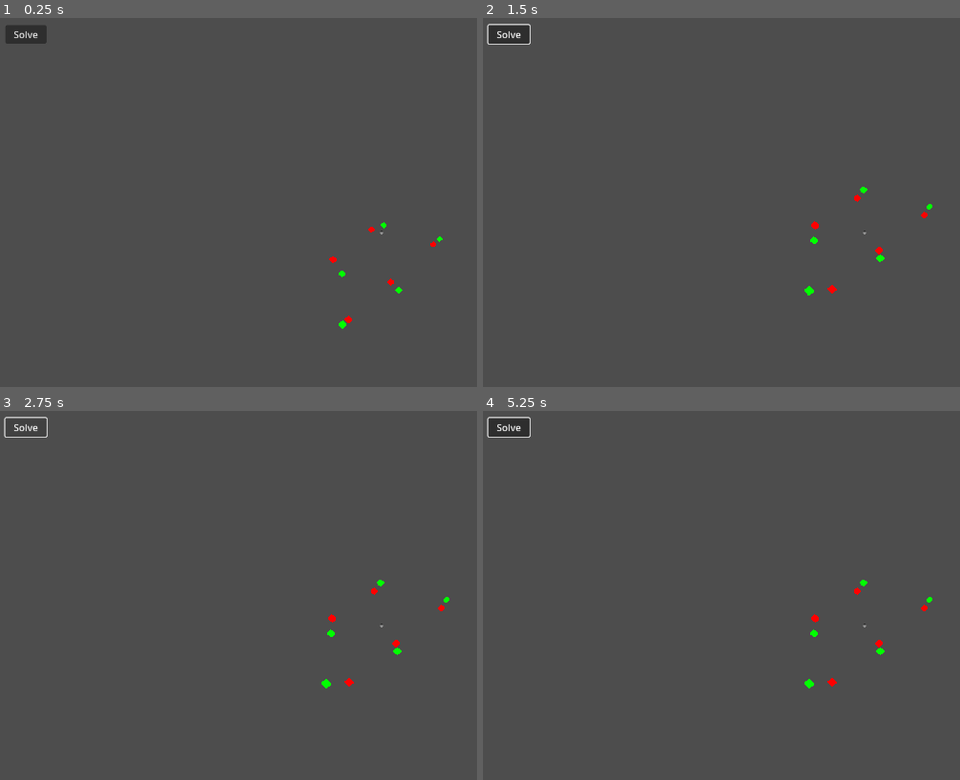
Above: before the commit, frames 1-4 (two rows, left to right).
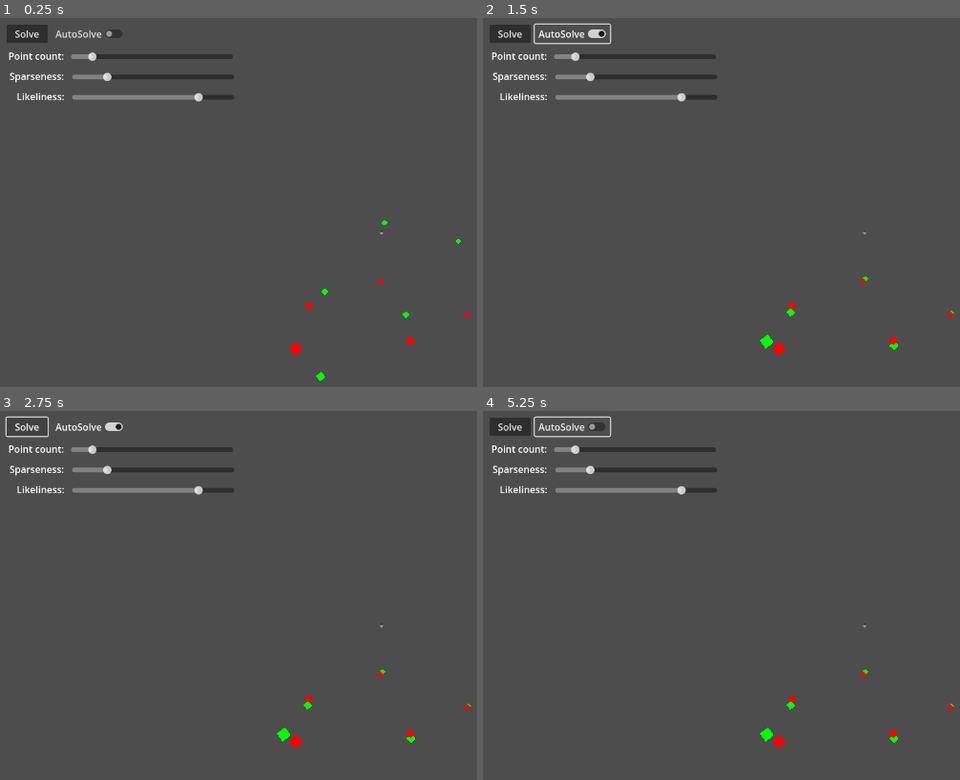
Above: after the commit, the same moments.

Repository: b6462/ComputerAnimationPlayground
Game: Godot game, scene res://Kabsch/Kabsch.tscn
The game is run twice, just before and just after one commit, with the same random seed, the same clock (stepped at 60 frames per second) and the same inputs.
Inputs (mouse positions are in pixels of both pictures, inside the frame that each line leads up to):
- Up to frame 1 (0.25 s): no input
- Up to frame 2 (1.5 s): click "Solve" at 0.5 s; click (573, 32) at 1.25 s, where only the run after the commit has a clickable "AutoSolve"
- Up to frame 3 (2.75 s): click "Solve" at 2 s
- Up to frame 4 (5.25 s): click (573, 425) at 2.75 s, where only the run after the commit has a clickable "AutoSolve"; click "Solve" at 3.5 s; click (573, 425) at 4.25 s, where only the run after the commit has a clickable "AutoSolve"; tap Enter at 5 s; move the mouse to (outside the picture) at 5.02 s; click (outside the picture) at 5.17 s

The runs differ from the first frame. In frame 1, 2.2% of the frame differs, in the area x 1-99%, y 1-99%; in frame 2, 2.6%, in the area x 0-99%, y 1-92%; in frame 3, 2.5%; in frame 4, 2.6%.

Commit message:
Update Kabsch performance
* Update UI for variation tuning
* Update Solve result logic

Diff:
--- a/Kabsch/Kabsch.tscn
+++ b/Kabsch/Kabsch.tscn
@@ -29,14 +29,73 @@
 
 [node name="CanvasLayer" type="CanvasLayer" parent="."]
 
-[node name="Button" type="Button" parent="CanvasLayer"]
-offset_left = 9.0
-offset_top = 12.0
-offset_right = 78.0
-offset_bottom = 32.0
+[node name="UI_Solve" type="Button" parent="CanvasLayer"]
+offset_left = 11.0
+offset_top = 11.0
+offset_right = 80.0
+offset_bottom = 42.0
 text = "Solve"
+
+[node name="UI_AutoSolve" type="CheckButton" parent="CanvasLayer"]
+offset_left = 87.0
+offset_top = 11.0
+offset_right = 213.0
+offset_bottom = 42.0
+text = "AutoSolve"
+
+[node name="UI_PointCount" type="HSlider" parent="CanvasLayer"]
+offset_left = 119.0
+offset_top = 57.0
+offset_right = 391.0
+offset_bottom = 73.0
+min_value = 5.0
+max_value = 50.0
+value = 10.0
+
+[node name="RichTextLabel" type="RichTextLabel" parent="CanvasLayer"]
+offset_left = 14.0
+offset_top = 52.0
+offset_right = 119.0
+offset_bottom = 79.0
+text = "Point count: "
+
+[node name="UI_Sparseness" type="HSlider" parent="CanvasLayer"]
+offset_left = 121.0
+offset_top = 91.0
+offset_right = 393.0
+offset_bottom = 107.0
+max_value = 50.0
+step = 0.1
+value = 10.0
+
+[node name="RichTextLabel2" type="RichTextLabel" parent="CanvasLayer"]
+offset_left = 16.0
+offset_top = 86.0
+offset_right = 121.0
+offset_bottom = 113.0
+text = "Sparseness: "
+
+[node name="UI_Likeliness" type="HSlider" parent="CanvasLayer"]
+offset_left = 121.0
+offset_top = 125.0
+offset_right = 393.0
+offset_bottom = 141.0
+max_value = 1.0
+step = 0.01
+value = 0.8
+
+[node name="RichTextLabel3" type="RichTextLabel" parent="CanvasLayer"]
+offset_left = 28.0
+offset_top = 120.0
+offset_right = 133.0
+offset_bottom = 147.0
+text = "Likeliness:"
 
 [node name="MeshInstance3D" type="MeshInstance3D" parent="."]
 mesh = SubResource("SphereMesh_l52dq")
 
-[connection signal="pressed" from="CanvasLayer/Button" to="." method="_on_solve_button_pressed"]
+[connection signal="pressed" from="CanvasLayer/UI_Solve" to="." method="_on_solve_button_pressed"]
+[connection signal="toggled" from="CanvasLayer/UI_AutoSolve" to="." method="_on_ui_auto_solve_toggled"]
+[connection signal="value_changed" from="CanvasLayer/UI_PointCount" to="." method="_on_ui_point_count_value_changed"]
+[connection signal="value_changed" from="CanvasLayer/UI_Sparseness" to="." method="_on_ui_sparseness_value_changed"]
+[connection signal="value_changed" from="CanvasLayer/UI_Likeliness" to="." method="_on_ui_likeliness_value_changed"]
--- a/Kabsch/Kabsch_01.gd
+++ b/Kabsch/Kabsch_01.gd
@@ -6,11 +6,15 @@
 var tgt_root : Node3D
 var tgt_points : Array[Node3D]
 
+var bAutoSolve := false
+var bSolved := false
+
+# NOTE: The matching process is calculated by index pairs, so the point count must be the same
 var src_point_count = 5
 var tgt_point_count = src_point_count
 
-var point_sparseness = 20
-var cloud_likeliness = 0.8
+var point_sparseness = 30
+var cloud_likeliness = 0.95
 
 var rng = RandomNumberGenerator.new()
 
@@ -29,6 +33,10 @@
 		center += i.position
 	center /= len(points)
 	return center
+
+func rotate_around(obj, axis, angle):
+	var rot = angle + obj.rotation.y
+	obj.position = obj.position.rotated(axis, -rot)
 
 func generateSourcePointCloud():
 	var src_root = Node3D.new()
@@ -39,8 +47,8 @@
 		var tmp_point = Node3D.new()
 		tmp_point.name = "src_point_" + str(i)
 		tmp_point.position = random_pos(point_sparseness)
-		#src_root.add_child(tmp_point)
-		add_child(tmp_point)
+		src_root.add_child(tmp_point)
+		#add_child(tmp_point)
 		tmp_pt_list.append(tmp_point)
 		var tmp_sphere = make_debug_sphere(1.0, g_mat)
 		tmp_point.add_child(tmp_sphere)
@@ -61,8 +69,9 @@
 		else:
 			# If cannot find corresponding source point, create point randomly
 			tmp_point.position = random_pos(point_sparseness)
-		#tgt_root.add_child(tmp_point)
-		add_child(tmp_point)
+		rotate_around(tmp_point, Vector3(1, 0, 0), 0.77)
+		tgt_root.add_child(tmp_point)
+		#add_child(tmp_point)
 		tmp_pt_list.append(tmp_point)
 		var tmp_sphere = make_debug_sphere(1.0, r_mat)
 		tmp_point.add_child(tmp_sphere)
@@ -79,6 +88,7 @@
 	var tmp_tgt_data = generateTargetPointCloud(src_root, src_points, cloud_likeliness)
 	tgt_root = tmp_tgt_data[0]
 	tgt_points = tmp_tgt_data[1]
+	bSolved = false
 
 func SolveKabsch():
 	# Given valid point clouds, calculate optimal transforms
@@ -87,7 +97,6 @@
 		return
 	# Calculate optimal translation
 	var opt_trans = get_average_center(tgt_points) - get_average_center(src_points)
-	print(opt_trans)
 
 	# Calculate optimal rotation
 
@@ -107,20 +116,20 @@
 		for j in range(0, 3):
 			for k in range(0, len(src_points)):
 				covariance[i][j] += src_points_mean_pos[k][i] * tgt_points_mean_pos[k][j]
-	print("covariance:" + str(covariance))
+	#print("covariance:" + str(covariance))
 	# Third, acquire polar decomposition of matrix
 	var curQuaternion = Quaternion(0,0,0,1)
 	var iterations = 20
 	for iter in range(0, iterations):
 		var quatBasis := Basis(curQuaternion)
-		print("Quat basis:" + str(quatBasis))
+		#print("Quat basis:" + str(quatBasis))
 		# NOTE: Do not split the following long lines into multi-line like python, gdscript does not support it.
 		var omegaDenom = abs((quatBasis.x).dot(covariance[0]) + (quatBasis.y).dot(covariance[1]) + (quatBasis.z).dot(covariance[2])) + 0.00000001
 		var omega:Vector3 = (quatBasis.x).cross(covariance[0]) + (quatBasis.y).cross(covariance[1]) + (quatBasis.z).cross(covariance[2])
 		#print("omegaDenom:" + str(omegaDenom))
 		#print("omega:" + str(omega))
 		omega /= omegaDenom
-		print("omega:" + str(omega))
+		#print("omega:" + str(omega))
 		var w = omega.length()
 		if w < 0.00000001:
 			break
@@ -129,9 +138,6 @@
 		#print("=====")
 		curQuaternion = Quaternion(omega.normalized(), w) * curQuaternion
 		curQuaternion = curQuaternion.normalized()
-	print(curQuaternion)
-	print(curQuaternion.get_euler())
-	print(curQuaternion.get_angle())
 
 	# Now we apply all transforms
 	# We rotate the src_points data, as they are already mean-centered
@@ -139,8 +145,8 @@
 		src_points_mean_pos[i] = curQuaternion * src_points_mean_pos[i]
 	# Then we set the actual position of these points, by adding the delta value back to it
 	for i in range(0, len(src_points)):
-		src_points[i].position = src_points_mean_pos[i]# + tgt_center_delta
-		tgt_points[i].position = tgt_points_mean_pos[i]
+		src_points[i].position = src_points_mean_pos[i] + tgt_center_delta
+		#tgt_points[i].position = tgt_points_mean_pos[i]
 
 
 # Called when the node enters the scene tree for the first time.
@@ -156,7 +162,9 @@
 
 # Called every frame. 'delta' is the elapsed time since the previous frame.
 func _process(delta):
-	pass
+	if bAutoSolve and not bSolved:
+		SolveKabsch()
+		bSolved = true
 
 func make_debug_sphere(size, mat):
 	var sphere = SphereMesh.new()
@@ -173,5 +181,25 @@
 
 
 func _on_solve_button_pressed() -> void:
-	if src_root and tgt_root:
-		SolveKabsch()
+	SolveKabsch()
+	bSolved
+
+func _on_ui_auto_solve_toggled(toggled_on: bool) -> void:
+	bAutoSolve = toggled_on
+	bSolved = false
+
+func _on_ui_point_count_value_changed(value: float) -> void:
+	src_point_count = int(value)
+	tgt_point_count = int(value)
+	clearScene()
+	createScene()
+
+func _on_ui_sparseness_value_changed(value: float) -> void:
+	point_sparseness = value
+	clearScene()
+	createScene()
+
+func _on_ui_likeliness_value_changed(value: float) -> void:
+	cloud_likeliness = value
+	clearScene()
+	createScene()
